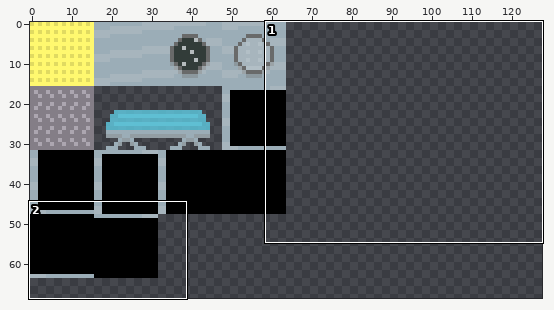
File history of a pixel-art file, aseprite/CC_shipSheet_001.ase. Above, an overview of the earlier version with the close-up marked.
Close-up. As it was:
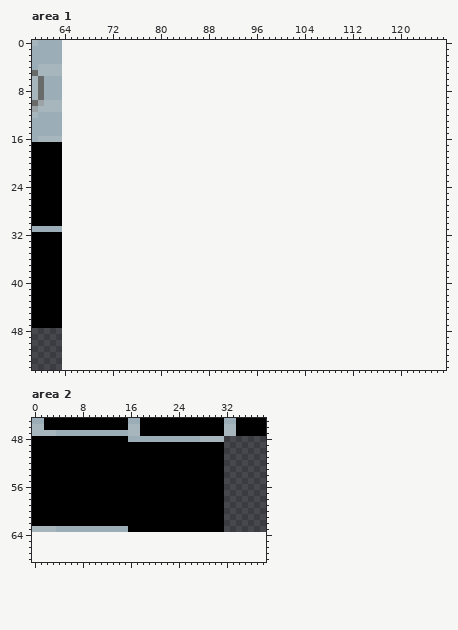
64x64 pixels, 1 frame. Shown: area 1: x 59..127, y 0..54; area 2: x 0..38, y 45..68. The old version is drawn lined up with the new one, on the new canvas. The wide view leaves out empty margins.
New version:
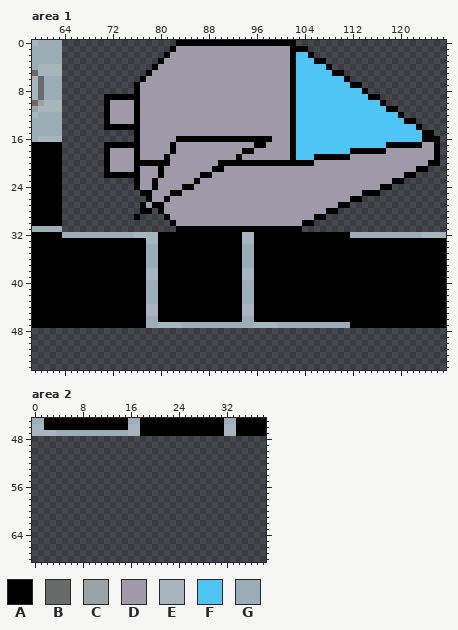
Palette (. is transparent): A #000000  B #696a6a  C #9ba3a7  D #9f99aa  E #a7b5bd  F #4fc5f6  G #9badb7
Difference:
canvas 64x64 -> 128x128
Area 1:
y 0: x 83..102 .................... -> AAAAAAAAAAAAAAAAAAAA
y 1: x 82..104 ....................... -> ADDDDDDDDDDDDDDDDDDDAAA
y 2: x 81..105 ......................... -> ADDDDDDDDDDDDDDDDDDDDAFFA
y 3: x 80..107 ............................ -> ADDDDDDDDDDDDDDDDDDDDDAFFFAA
y 4: x 79..108 .............................. -> ADDDDDDDDDDDDDDDDDDDDDDAFFFFFA
y 5: x 78..110 ................................. -> ADDDDDDDDDDDDDDDDDDDDDDDAFFFFFFAA
y 6: x 77..111 ................................... -> ADDDDDDDDDDDDDDDDDDDDDDDDAFFFFFFFFA
y 7: x 76..113 ...................................... -> ADDDDDDDDDDDDDDDDDDDDDDDDDAFFFFFFFFFAA
y 8: x 76..114 ....................................... -> ADDDDDDDDDDDDDDDDDDDDDDDDDAFFFFFFFFFFFA
y 9: x 71..116 .............................................. -> AAAAAADDDDDDDDDDDDDDDDDDDDDDDDDAFFFFFFFFFFFFAA
y 10: x 71..117 ............................................... -> ADDDDADDDDDDDDDDDDDDDDDDDDDDDDDAFFFFFFFFFFFFFFA
y 11: x 71..119 ................................................. -> ADDDDADDDDDDDDDDDDDDDDDDDDDDDDDAFFFFFFFFFFFFFFFAA
y 12: x 71..120 .................................................. -> ADDDDADDDDDDDDDDDDDDDDDDDDDDDDDAFFFFFFFFFFFFFFFFFA
y 13: x 71..122 .................................................... -> ADDDDADDDDDDDDDDDDDDDDDDDDDDDDDAFFFFFFFFFFFFFFFFFFAA
y 14: x 71..123 ..................................................... -> AAAAAADDDDDDDDDDDDDDDDDDDDDDDDDAFFFFFFFFFFFFFFFFFFFFA
y 15: x 76..125 .................................................. -> ADDDDDDDDDDDDDDDDDDDDDDDDDAFFFFFFFFFFFFFFFFFFFFFAA
y 16: x 76..126 ................................................... -> ADDDDDDAAAAAAAAAAAAAAAADDDAFFFFFFFFFFFFFFFFFFFFFAAA
y 17: x 71..126 ........................................................ -> AAAAAADDDDDADDDDDDDDDDDDDAADDDDAFFFFFFFFFFFFFFFAAAAAADDA
y 18: x 71..126 ........................................................ -> ADDDDADDDDDADDDDDDDDDDDAADDDDDDAFFFFFFFFFAAAAAADDDDDDDDA
y 19: x 71..126 ........................................................ -> ADDDDADDDDADDDDDDDDDDDADDDDDDDDAFFFAAAAAADDDDDDDDDDDDDDA
y 20: x 71..126 ........................................................ -> ADDDDAAAAAADDDDDDDDAAAAAAAAAAAAAAAADDDDDDDDDDDDDDDDDDDAA
y 21: x 71..124 ...................................................... -> ADDDDADDDADDDDDDDDAADDDDDDDDDDDDDDDDDDDDDDDDDDDDDDDDAA
y 22: x 71..122 .................................................... -> AAAAAADDDADDDDDDAADDDDDDDDDDDDDDDDDDDDDDDDDDDDDDDDAA
y 23: x 76..120 ............................................. -> ADDADDDDDDADDDDDDDDDDDDDDDDDDDDDDDDDDDDDDDDAA
y 24: x 76..118 ........................................... -> ADDADDDDAADDDDDDDDDDDDDDDDDDDDDDDDDDDDDDDAA
y 25: x 77..116 ........................................ -> AADDDAADDDDDDDDDDDDDDDDDDDDDDDDDDDDDDAAA
y 26: x 78..113 .................................... -> ADDADDDDDDDDDDDDDDDDDDDDDDDDDDDDDDAA
y 27: x 77..111 ................................... -> ADAADDDDDDDDDDDDDDDDDDDDDDDDDDDDDAA
y 28: x 77..78 .. -> AA; x 80..109 .............................. -> ADDDDDDDDDDDDDDDDDDDDDDDDDDDAA
y 29: x 76 . -> A; x 81..107 ........................... -> ADDDDDDDDDDDDDDDDDDDDDDDDAA
y 30: x 82..105 ........................ -> ADDDDDDDDDDDDDDDDDDDDDAA
y 31: x 83..103 ..................... -> AAAAAAAAAAAAAAAAAAAAA
y 32: x 64..127 ................................................................ -> GGGGGGGGGGGGEEEEAAAAAAAAAAAAAAEEAAAAAAAAAAAAAAAAGGGGGGGGGGGGEEEE
y 33: x 64..127 ................................................................ -> AAAAAAAAAAAAAAEEAAAAAAAAAAAAAAEEAAAAAAAAAAAAAAAAAAAAAAAAAAAAAAAA
y 34..37: x 64..127 ................................................................ -> AAAAAAAAAAAAAAGGAAAAAAAAAAAAAAGGAAAAAAAAAAAAAAAAAAAAAAAAAAAAAAAA
y 38..39: x 64..127 ................................................................ -> AAAAAAAAAAAAAAEEAAAAAAAAAAAAAAEEAAAAAAAAAAAAAAAAAAAAAAAAAAAAAAAA
y 40..43: x 64..127 ................................................................ -> AAAAAAAAAAAAAAGGAAAAAAAAAAAAAAGGAAAAAAAAAAAAAAAAAAAAAAAAAAAAAAAA
y 44..45: x 64..127 ................................................................ -> AAAAAAAAAAAAAAEEAAAAAAAAAAAAAAEEAAAAAAAAAAAAAAAAAAAAAAAAAAAAAAAA
y 46: x 64..127 ................................................................ -> AAAAAAAAAAAAAAGGAAAAAAAAAAAAAAGGAAAAAAAAAAAAAAAAAAAAAAAAAAAAAAAA
y 47: x 64..127 ................................................................ -> AAAAAAAAAAAAAAGGEEEEGGGGGGGGGGGGEEEEGGGGGGGGGGGGAAAAAAAAAAAAAAAA
Area 2:
y 48: x 0..31 AAAAAAAAAAAAAAAAGGGGGGGGGGGGEEEE -> ................................
y 49..62: x 0..31 AAAAAAAAAAAAAAAAAAAAAAAAAAAAAAAA -> ................................
y 63: x 0..31 EEEEGGGGGGGGGGGGAAAAAAAAAAAAAAAA -> ................................
